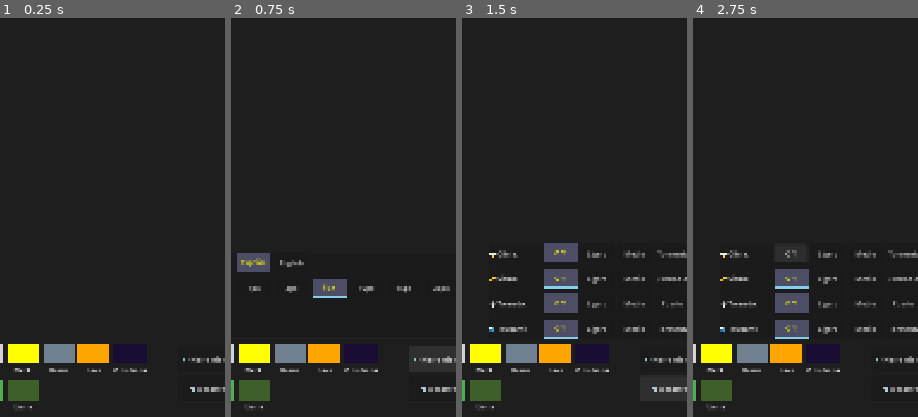
Above: before the commit, frames 1-4 (left to right).
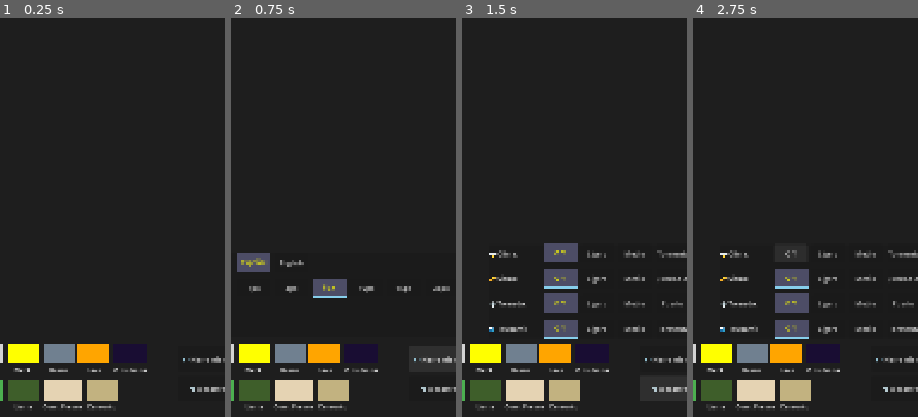
Above: after the commit, the same moments.

Repository: OmarSaez/Sandbox-game
Game: Godot game, scene res://scenes/main/main_scene.tscn
The game is run twice, just before and just after one commit, with the same random seed, the same clock (stepped at 60 frames per second) and the same inputs.
Inputs:
- Up to frame 1 (0.25 s): no input
- Up to frame 2 (0.75 s): click "🛠️ Herramientas" at 0.5 s
- Up to frame 3 (1.5 s): click "🌪️ Desastres" at 1.25 s
- Up to frame 4 (2.75 s): click "Off" at 2 s
The pictures show only the part of the screen within x 46-96%, y 50-100%; the shares and areas given below are measured in that part.

The runs differ from the first frame. In frame 1, 1.8% of the frame differs, in the area x 18-53%, y 90-98%; in frame 2, 1.8%; in frame 3, 1.8%; in frame 4, 1.8%.

Commit message:
Se agrega cemento fresco y cemento

Diff:
--- a/sandbox/scripts/sandbox/sandbox_grid.gd
+++ b/sandbox/scripts/sandbox/sandbox_grid.gd
@@ -58,7 +58,9 @@
 		"fireworks": "Cohetes",
 		"seed": "Semilla",
 		"grass": "Pasto",
-		"vine": "Liana"
+		"vine": "Liana",
+		"cem_fresh": "Cem. Fresco",
+		"cement": "Cemento"
 	},
 	"en": {
 		"disasters": "🌪️ Disasters",
@@ -92,7 +94,9 @@
 		"fireworks": "Fireworks",
 		"seed": "Seed",
 		"grass": "Grass",
-		"vine": "Vine"
+		"vine": "Vine",
+		"cem_fresh": "Fresh Cement",
+		"cement": "Cement"
 	}
 }
 
@@ -223,6 +227,12 @@
 	# --- NEW VINE (Stem) ---
 	# Forest Green (Darker) - Now leaves coal when burned
 	_register_material(24, Color("#3E5E2A"), SandboxMaterial.Tags.SOLID | SandboxMaterial.Tags.GRAV_STATIC | SandboxMaterial.Tags.PLANT | SandboxMaterial.Tags.FLAMMABLE | SandboxMaterial.Tags.BURN_COAL)
+
+	# --- NEW CONSTRUCTION MATERIALS ---
+	# Fresh Cement (Light Beige Liquid)
+	_register_material(25, Color("#E5D3B3"), SandboxMaterial.Tags.LIQUID | SandboxMaterial.Tags.GRAV_NORMAL)
+	# Cement (Solid Beige)
+	_register_material(26, Color("#C2B280"), SandboxMaterial.Tags.SOLID | SandboxMaterial.Tags.GRAV_STATIC)
 
 	# UI SETUP (Must happen AFTER materials are registered)
 	_setup_main_ui_containers()
@@ -258,6 +268,8 @@
 	_add_button("seed", 20)
 	_add_button("grass", 21)
 	_add_button("vine", 24)
+	_add_button("cem_fresh", 25)
+	_add_button("cement", 26)
 
 
 func _setup_ui():
@@ -849,8 +861,11 @@
 		var idx = y * grid_width + x
 		cells[idx] = mat_id
 		tags_array[idx] = material_tags_raw[mat_id]
-		# Reset charge if material changes manually
-		charge_array[idx] = 0
+		# Reset charge - but IF IT IS ELECTRICITY, give it initial charge to spark!
+		if (material_tags_raw[mat_id] & SandboxMaterial.Tags.ELECTRICITY):
+			charge_array[idx] = 101
+		else:
+			charge_array[idx] = 0
 
 func _get_cell(x, y):
 	if x >= 0 and x < grid_width and y >= 0 and y < grid_height:
@@ -909,19 +924,21 @@
 		var charge = charge_array[i]
 		if charge == 0: continue
 
-		# Only spread when charge is at its peak (100)
+		# Only spread when charge is at its peak (100) AND emitter is a conductor
 		if charge == 100:
-			var x = i % grid_width
-			var y = i / grid_width
-			for ny in range(y - 1, y + 2):
-				for nx in range(x - 1, x + 2):
-					if nx == x and ny == y: continue
-					if nx >= 0 and nx < grid_width and ny >= 0 and ny < grid_height:
-						var n_idx = ny * grid_width + nx
-						var n_tags = tags_array[n_idx]
-						# Only spread to conductors that are currently at 0 (IDLE)
-						if (n_tags & SandboxMaterial.Tags.CONDUCTOR) and charge_array[n_idx] == 0:
-							charge_array[n_idx] = 101 # Set to 'newly charged'
+			var my_tags = material_tags_raw[cells[i]]
+			if (my_tags & (SandboxMaterial.Tags.CONDUCTOR | SandboxMaterial.Tags.ELECTRICITY | SandboxMaterial.Tags.ELECTRIC_ACTIVATED)):
+				var x = i % grid_width
+				var y = i / grid_width
+				for ny in range(y - 1, y + 2):
+					for nx in range(x - 1, x + 2):
+						if nx == x and ny == y: continue
+						if nx >= 0 and nx < grid_width and ny >= 0 and ny < grid_height:
+							var n_idx = ny * grid_width + nx
+							var n_tags = tags_array[n_idx]
+							# Only spread to conductors that are currently at 0 (IDLE)
+							if (n_tags & SandboxMaterial.Tags.CONDUCTOR) and charge_array[n_idx] == 0:
+								charge_array[n_idx] = 101 # Set to 'newly charged'
 
 		# Countdown charge (ONLY for conductors to avoid draining other logic like Vines)
 		if (material_tags_raw[cells[i]] & (SandboxMaterial.Tags.CONDUCTOR | SandboxMaterial.Tags.ELECTRICITY | SandboxMaterial.Tags.ELECTRIC_ACTIVATED)):
@@ -1084,6 +1101,15 @@
 					_set_cell(x, y-1, 24)
 					charge_array[idx - grid_width] = h_left - 1 # Pass height gene (4-8)
 					charge_array[idx] = 0 # Vine is now "mature"
+
+	# 6. FRESH CEMENT HARDENING (mat_id 25) - Processed every frame for accuracy
+	if mat_id == 25:
+		if charge_array[idx] == 0:
+			charge_array[idx] = randi_range(60, 120) # 1-2 seconds at 60fps
+
+		charge_array[idx] -= 1
+		if charge_array[idx] <= 1:
+			_set_cell(x, y, 26) # Harden to Solid Cement
 
 	# PASS 3: Conductor Pulse (Triggering TNT/Devices)
 	var charge = charge_array[idx]
@@ -1271,8 +1297,8 @@
 				if abs(ix - tornado_x) < cur_rad:
 					c = Color(0.4, 0.4, 0.4, 0.4)
 
-		# MIX COLOR IF CHARGED (Glowing effect)
-		if charge > 80:
+		# MIX COLOR IF CHARGED (Glowing effect - ONLY for conductors/electricity)
+		if charge > 80 and (material_tags_raw[mat_id] & (SandboxMaterial.Tags.CONDUCTOR | SandboxMaterial.Tags.ELECTRICITY)):
 			var pulse_color = Color.YELLOW
 			# Sharp, short pulse (Brightest between 100 and 80)
 			c = c.lerp(pulse_color, clamp(float(charge - 80) / 20.0, 0.0, 1.0))
